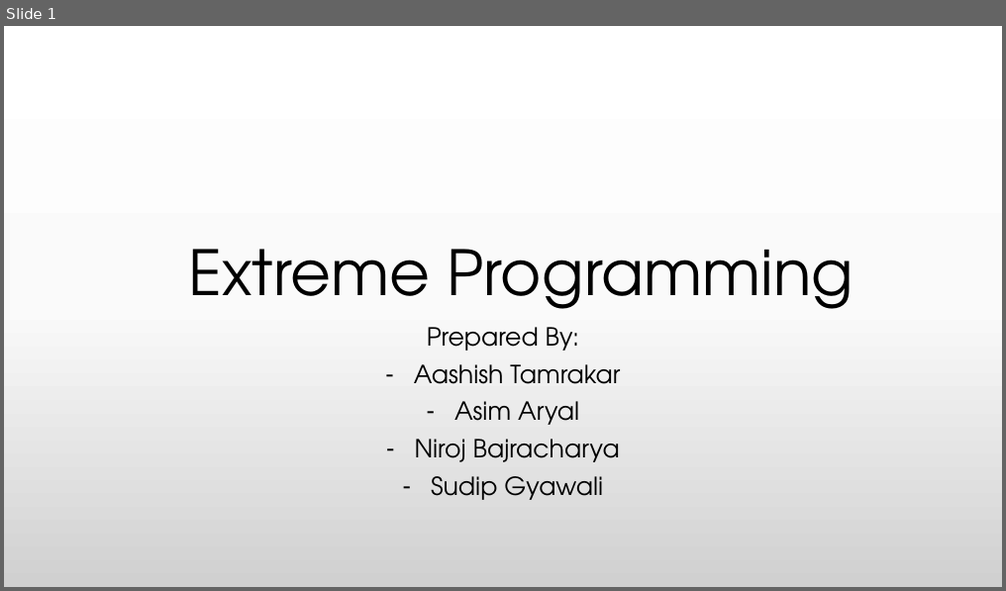
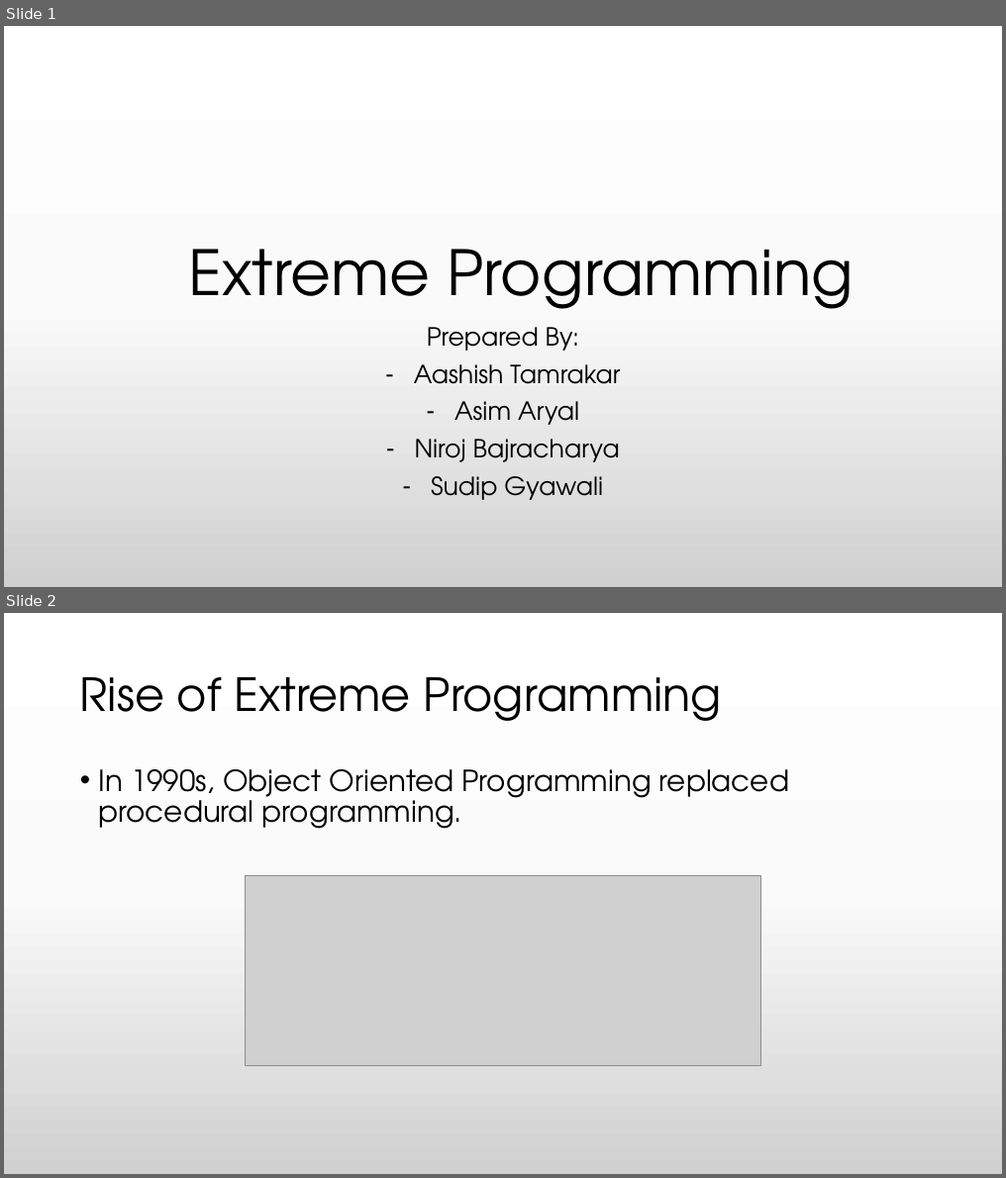
Before and after one commit to praash47/aasn-iii, a slide deck: extreme_programming.pptx. Shown one above the other, each under a label of ours: slide 1 before the commit, slides 1 and 2 after it. The pictures are 1006x591 and 1006x1178 pixels, drawn with LibreOffice and Linux fonts; fonts in the diff are those of the drawing; grey boxes stand for pictures. Boxes give left, top, right and bottom in pixels: in the first picture for what was removed or moved away, otherwise in the second. Text is boxed around its words. In the diff, an @@ line names an element or a change of style, - is before the commit and + after.

Commit message:
added 2 slides in ppt (History)
- Added 2 slides in ppt referring History
- Created a presentation resources folder where all the pictures, videos and resources used in presentation file will be placed.

```diff
--- a/extreme_programming.pptx
+++ b/extreme_programming.pptx
@@ slide 2 added at box(4, 613, 1002, 1174), background gradient #FFFFFF to #FBFBFB to #D1D1D1 @@
@@ title added at box(80, 677, 722, 721), 44 pt, text #000000 @@
+Rise of Extreme Programming
@@ text added at box(99, 769, 789, 829), 28 pt, text #000000 @@
+• In 1990s, Object Oriented Programming replaced procedural programming.
@@ picture added at box(245, 875, 761, 1065) @@
```
Also in this commit, not shown: 1 other slide added, 1 other file.
